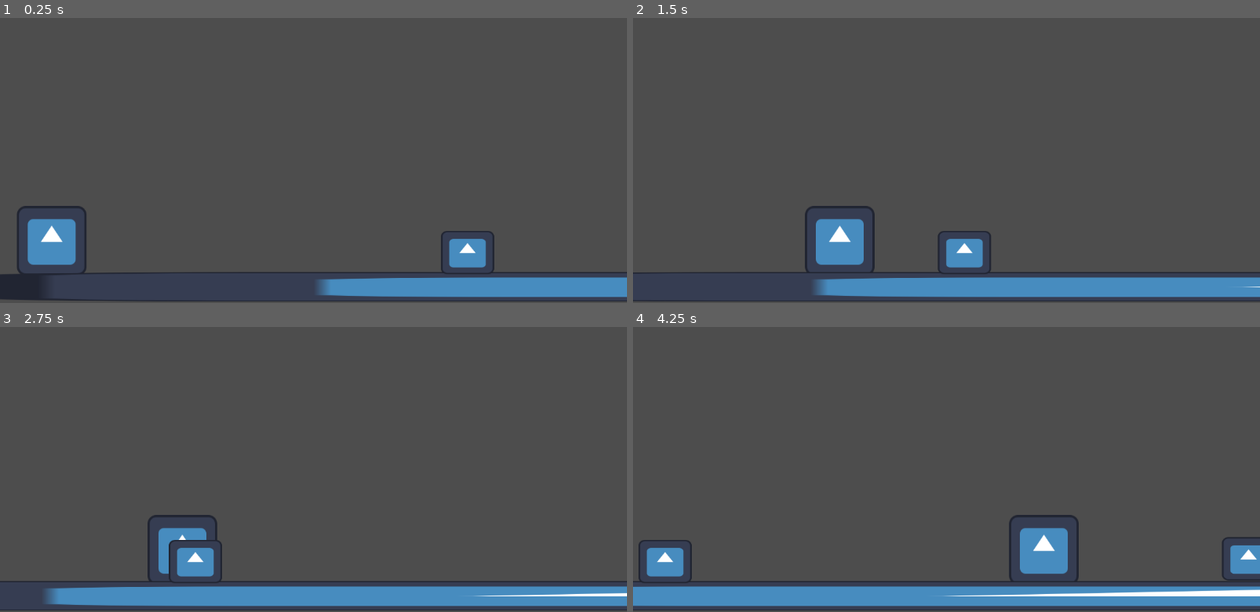
Above: before the commit, frames 1-4 (two rows, left to right).
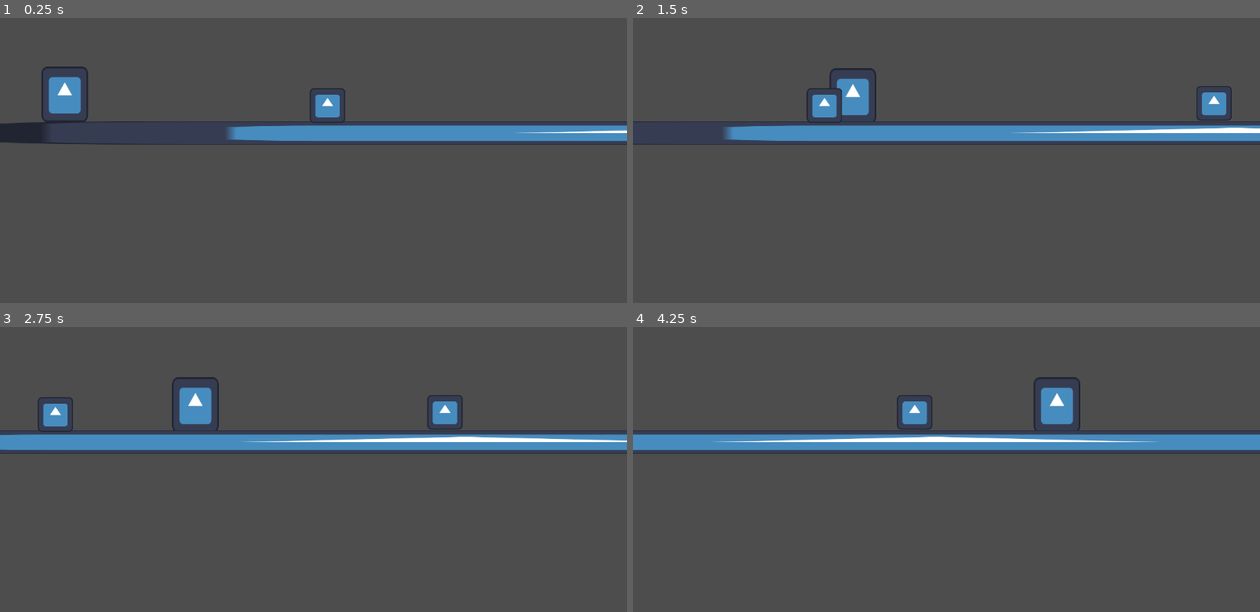
Above: after the commit, the same moments.

Repository: spenu1/Running-HealthandSafety
Game: Godot game, scene res://main.tscn
Same seed, same stepped clock (60 frames per second), same inputs: the game is played once before the commit and once after it. The engine's default icon, where the game draws it, is replaced by a stand-in: a white triangle on a blue panel in a dark square.
Inputs:
- Up to frame 1 (0.25 s): no input
- Up to frame 2 (1.5 s): tap Enter (ui_accept) at 0.5, 0.77 s; hold Right (ui_right) from 0.53 s (still down)
- Up to frame 3 (2.75 s): tap Enter (ui_accept) at 1.52 s; release Right (ui_right) at 2.03 s; hold Left (ui_left) from 2.03 s (still down)
- Up to frame 4 (4.25 s): release Left (ui_left) at 2.78 s; hold Right (ui_right) from 2.78 s (still down); tap Enter (ui_accept) at 3.02, 3.77 s

The runs differ from the first frame. In frame 1, 13% of the frame differs, in the area x 0-100%, y 17-100%; in frame 2, 15%; in frame 3, 17%; in frame 4, 18%.

Commit message:
Better Size

Diff:
--- a/main.tscn
+++ b/main.tscn
@@ -48,10 +48,12 @@
 script = SubResource("GDScript_0xm2m")
 
 [node name="Node2D" parent="." unique_id=918046012 groups=["Colisions"] instance=ExtResource("1_ig7tw")]
-position = Vector2(95, 522)
+position = Vector2(119, 235)
+scale = Vector2(0.66765726, 0.79986286)
 
 [node name="StaticBody2D" type="StaticBody2D" parent="." unique_id=2122982125]
-position = Vector2(-563, 367)
+position = Vector2(-518, 207)
+scale = Vector2(0.66765726, 0.79986286)
 
 [node name="Sprite2D" type="Sprite2D" parent="StaticBody2D" unique_id=1581705750]
 position = Vector2(99.000015, 105)
@@ -63,4 +65,6 @@
 shape = SubResource("RectangleShape2D_0xm2m")
 
 [node name="Running" parent="." unique_id=1262667764 instance=ExtResource("3_h2yge")]
+position = Vector2(45, -160)
+scale = Vector2(0.66765726, 0.79986286)
 script = SubResource("GDScript_h2yge")
Not shown, changed: index.html
Not shown, changed: index.pck
